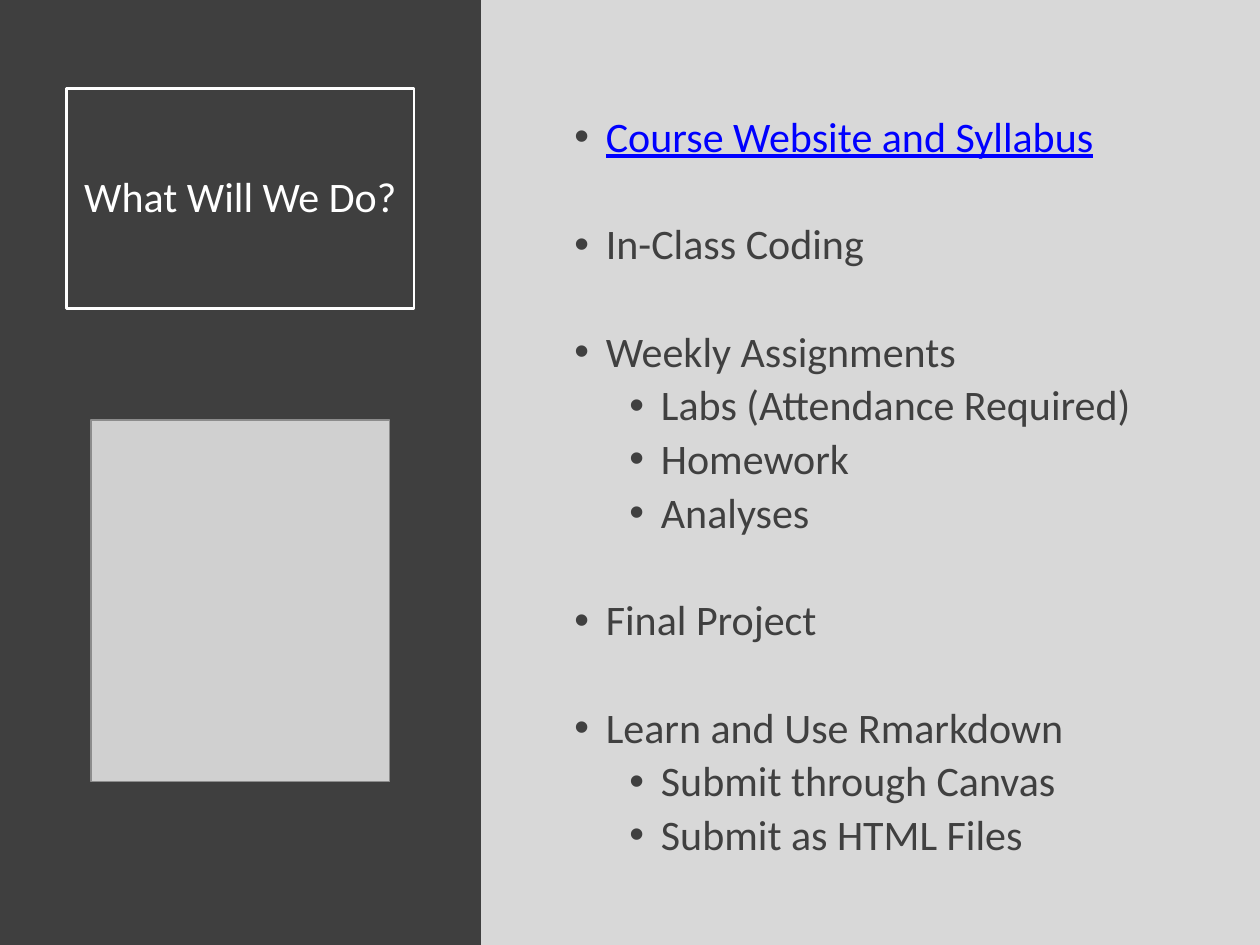
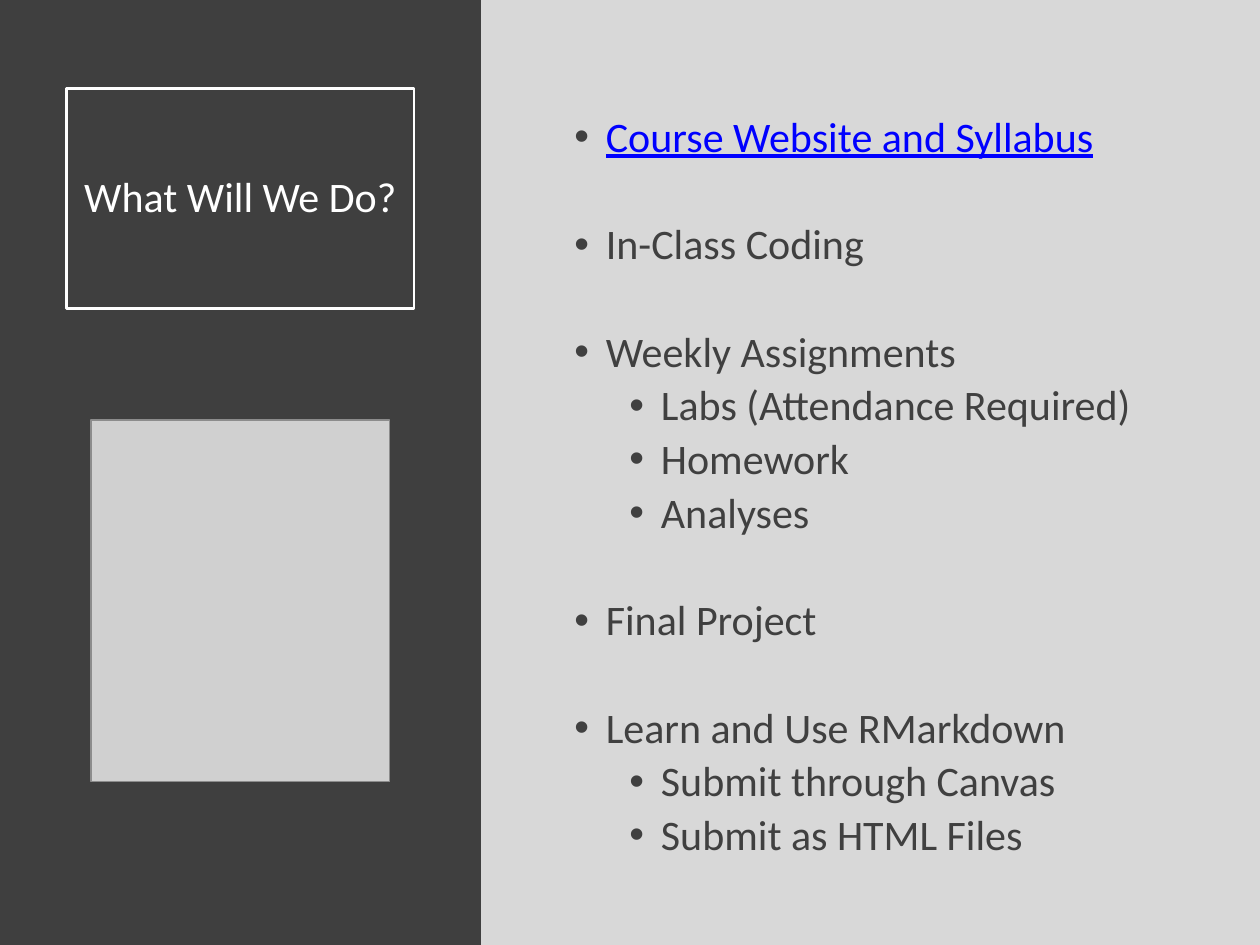
Before and after one commit to SuperMarioGiacomazzo/STOR320_WEBSITE, a slide deck: slide 6 of Lecture/Introduction/Intro_Lecture.pptx. Drawn at 1260x945 pixels with LibreOffice and Linux fonts; fonts in the diff are those of the drawing; grey boxes stand for pictures. Boxes give left, top, right and bottom in pixels: in the first picture for what was removed or moved away, otherwise in the second. Text is boxed around its words. In the diff, an @@ line names an element or a change of style, - is before the commit and + after.

```diff
--- a/Lecture/Introduction/Intro_Lecture.pptx
+++ b/Lecture/Introduction/Intro_Lecture.pptx
@@ text at box(606, 714, 1065, 744): text changed @@
-• Learn and Use Rmarkdown
+• Learn and Use RMarkdown
```
Also in this commit, not shown: 1 other slide changed, 5 other files.
